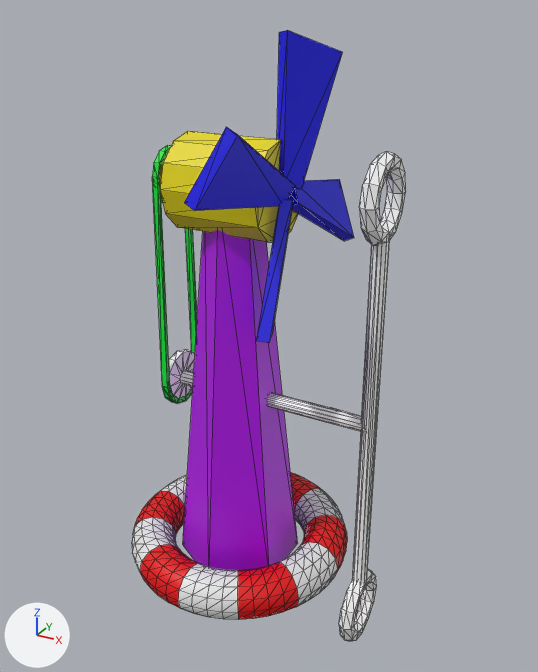
Renders of the glTF model models/tower.glb from each side of a commit.
The view is the same before and after, from a 50 mm camera at (5.13, -8.92, 8.31) aimed at (0.09, 0.24, 3.72). The lights are fixed; the arrows at lower left show +X, +Y and +Z. Mesh edges are drawn as thin lines. Where no turn or scale is listed for an object, it has been applied to the vertices.

Objects in the first picture: 'Axis', 'BubbleGenerator', 'Motor', 'Propeller', 'Swimmer.001', 'Transition', 'Trunk'.
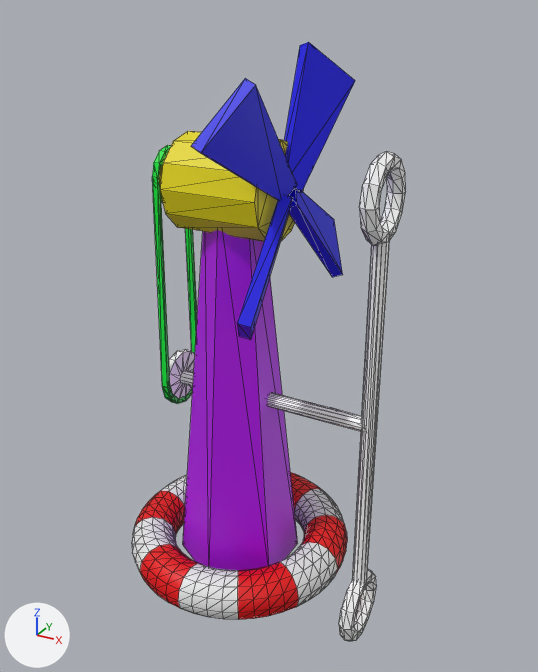
Where the change shows, as pixel boxes (x1, y1, x2, y2) in the pictures (538 x 672 px):
'Propeller', turned
    before: (184, 30, 354, 343)
    after: (191, 42, 355, 340)

Diff of the bpy script that builds the scene:
```diff
--- a/models/tower.glb.py
+++ b/models/tower.glb.py
@@ ob_propeller @@
 ob_propeller.location = (0.52, 0.0, 6.02)
-ob_propeller.rotation_euler = (-0.331, 0.0, 0.0)  # degrees (-19, 0, 0)
+ob_propeller.rotation_euler = (-0.644, 0.0, 0.0)  # degrees (-37, 0, 0)
 ob_propeller.scale = (0.0873, 1.89, 0.486)
```
